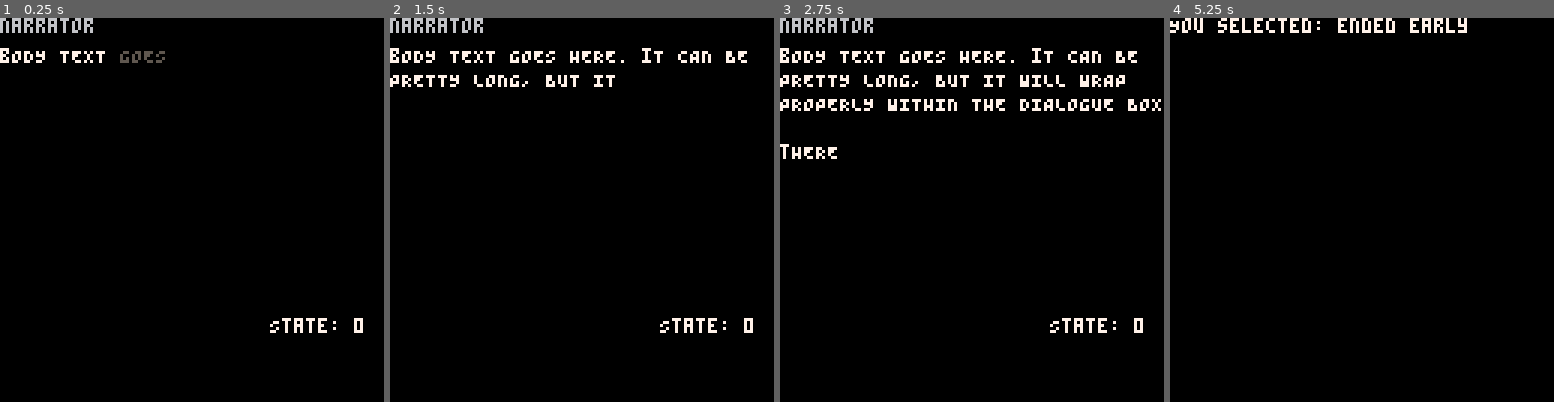
Above: before the commit, frames 1-4 (left to right).
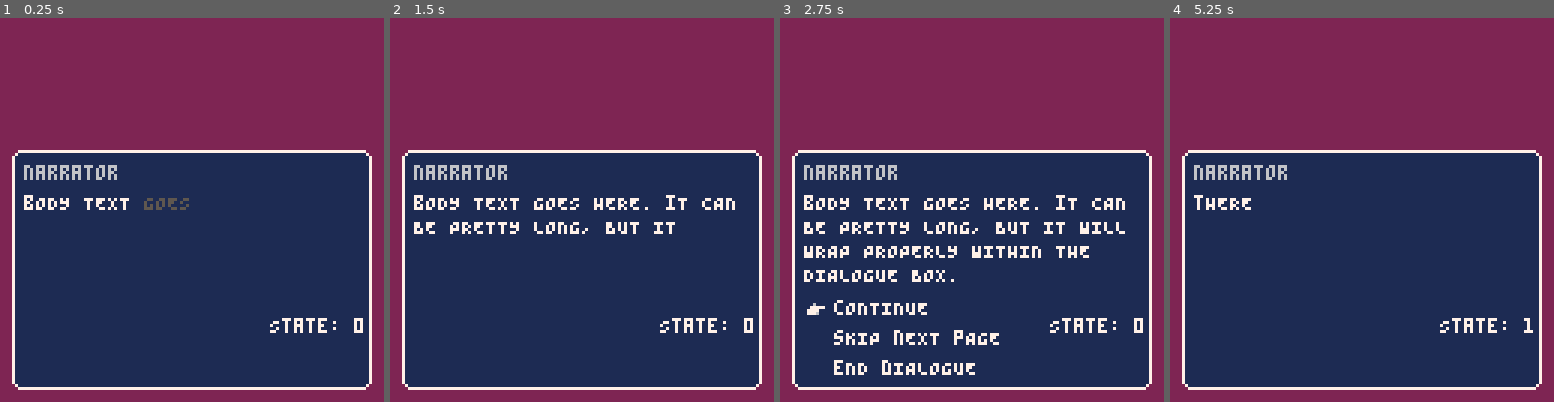
Above: after the commit, the same moments.

Repository: AddisonMink/pico8-prg
Game: PICO-8 cartridge main.p8
The game is run twice, just before and just after one commit, with the same random seed, the same clock (stepped at 60 frames per second) and the same inputs.
Inputs:
- Up to frame 1 (0.25 s): no input
- Up to frame 2 (1.5 s): tap O (Z key) at 0.33, 0.7, 1.43 s
- Up to frame 3 (2.75 s): tap O (Z key) at 2.22 s; hold Down from 2.42 s (still down)
- Up to frame 4 (5.25 s): release Down at 2.82 s; tap O (Z key) at 3.1, 3.98, 4.87 s; hold Up 3.58-4.08 s; hold Down 4.58-5.08 s

The runs differ from the first frame. In frame 1, 100% of the frame differs, in the area x 0-100%, y 0-100%; in frame 2, 100%; in frame 3, 100%; in frame 4, 100%.

Commit message:
add screen transitions.

Diff:
--- a/dialogue.lua
+++ b/dialogue.lua
@@ -1,10 +1,18 @@
 function dialogue_new(string, tools)
+  local x, y, w, h = 4, 44, 120, 80
   local pages = {}
   local page_idx = 1
   local text_crawl_done = false
   local option_idx = 1
   local me = {}
 
+  -- Transition state
+  local state = "normal"
+  -- "normal", "fade_out", "fade_in"
+  local transition_progress = 0
+  local transition_duration = 1.0
+  -- seconds for full fade
+
   local current_page = nil
   local in_body = false
 
@@ -17,7 +25,8 @@
         title = "",
         body = "",
         options = {},
-        callback = nil
+        callback = nil,
+        screen_transition = false
       }
       in_body = false
     elseif current_page then
@@ -29,6 +38,8 @@
         add(current_page.options, sub(line, 9))
       elseif sub(line, 1, 9) == "@callback" then
         current_page.callback = sub(line, 11)
+      elseif sub(line, 1, 18) == "@screen_transition" then
+        current_page.screen_transition = true
       elseif in_body then
         if current_page.body == "" then
           current_page.body = line
@@ -45,7 +56,7 @@
 
   for page in all(pages) do
     page.title = rich_text_parse(page.title)
-    page.body = text_crawl_new(page.body)
+    page.body = text_crawl_new(page.body, w - 8)
 
     if #page.options == 0 then
       add(page.options, "Continue")
@@ -59,17 +70,58 @@
   function me:load()
     page_idx = 1
     option_idx = 1
+    state = "normal"
+    transition_progress = 0
     if #pages > 0 then
       pages[page_idx].body:load()
     end
     text_crawl_done = false
   end
 
+  local function advance_to_next_page()
+    if page_idx < #pages then
+      page_idx += 1
+      option_idx = 1
+      pages[page_idx].body:load()
+      text_crawl_done = false
+    else
+      return true -- dialogue is complete
+    end
+    return false
+  end
+
+  local function start_transition()
+    state = "fade_out"
+    transition_progress = 0
+  end
+
   function me:update()
     if #pages == 0 then return end
 
     local page = pages[page_idx]
 
+    -- Handle transition states
+    if state == "fade_out" then
+      transition_progress += 1 / (transition_duration * 30) -- assuming 30 FPS
+      if transition_progress >= 1 then
+        transition_progress = 0
+        state = "fade_in"
+        local is_complete = advance_to_next_page()
+        if is_complete then
+          return option_idx
+        end
+      end
+      return
+    elseif state == "fade_in" then
+      transition_progress += 1 / (transition_duration * 30)
+      if transition_progress >= 1 then
+        transition_progress = 0
+        state = "normal"
+      end
+      return
+    end
+
+    -- Normal state handling
     if text_crawl_done then
       if btnp(2) then
         option_idx = (option_idx - 2) % #page.options + 1
@@ -87,6 +139,8 @@
           option_idx = 1
           pages[page_idx].body:load()
           text_crawl_done = false
+        elseif page.screen_transition and page_idx < #pages then
+          start_transition()
         elseif page_idx < #pages then
           page_idx += 1
           option_idx = 1
@@ -101,23 +155,44 @@
     end
   end
 
+  local function draw_current_page()
+    local page = pages[page_idx]
+    local x, y = x, y
+    local option_y = y + h - (#page.options * 10)
+
+    draw_panel(1, x, y, w, h)
+    x += 4
+    y += 5
+    rich_text_print(page.title, x, y)
+    y += 10
+    page.body:draw(x, y)
+
+    if not text_crawl_done then return end
+
+    local y = option_y
+    for i, option in ipairs(page.options) do
+      rich_text_print(option, x + 10, y)
+      if i == option_idx then
+        spr(16, x, y)
+      end
+      y += 10
+    end
+  end
+
+  local function draw_next_page()
+    local page = pages[page_idx]
+    rich_text_print(page.title, 0, 0)
+  end
+
   function me:draw()
     if #pages == 0 then return end
 
-    local page = pages[page_idx]
-
-    rich_text_print(page.title, 0, 0)
-    page.body:draw(0, 10)
-
-    if not text_crawl_done then return end
-
-    local y = 128 - (#page.options * 10)
-    for i, option in ipairs(page.options) do
-      rich_text_print(option, 10, y)
-      if i == option_idx then
-        spr(16, 0, y)
-      end
-      y += 10
+    if state == "fade_out" then
+      screen_fade_out(function() draw_current_page() end, transition_progress)
+    elseif state == "fade_in" then
+      screen_fade_in(function() draw_next_page() end, transition_progress)
+    else
+      draw_current_page()
     end
   end
 
--- a/main.p8
+++ b/main.p8
@@ -4,6 +4,7 @@
 #include nineslice.lua
 #include rich_text.lua
 #include text_crawl.lua
+#include screen_transition.lua
 #include dialogue.lua
 
 state = 0
@@ -15,13 +16,12 @@
 @body
 Body text goes here. It can be pretty long, but
 it will wrap properly within the dialogue box.
-<n>
-There can be several paragraphs, too.
 @body
 @option Continue
 @option Skip Next Page
 @option End Dialogue
 @callback increment_state
+@screen_transition
 
 @page
 @title <c6>NARRATOR<r>
@@ -58,7 +58,7 @@
 end
 
 function _draw()
-  cls()
+  cls(2)
   if result then
     print("You selected: " .. result)
     return
--- /dev/null
+++ b/screen_transition.lua
@@ -0,0 +1,23 @@
+function screen_fade_out(draw, progress)
+  draw()
+  local frontier = flr(progress * 32)
+  for tx = 0, 15 do
+    for ty = 0, 15 do
+      if tx + ty < frontier then
+        rectfill(tx * 8, ty * 8, tx * 8 + 7, ty * 8 + 7, 0)
+      end
+    end
+  end
+end
+
+function screen_fade_in(draw, progress)
+  draw()
+  local frontier = flr(progress * 32)
+  for tx = 0, 15 do
+    for ty = 0, 15 do
+      if tx + ty > frontier then
+        rectfill(tx * 8, ty * 8, tx * 8 + 7, ty * 8 + 7, 0)
+      end
+    end
+  end
+end
